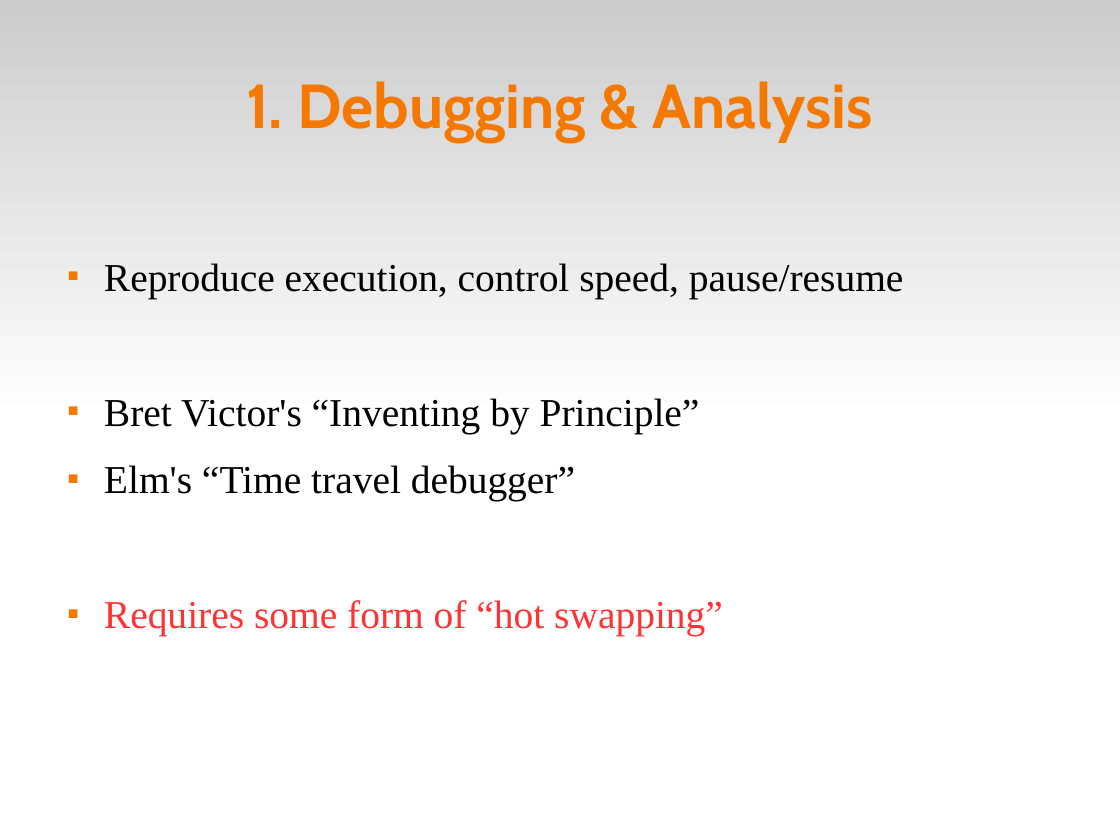
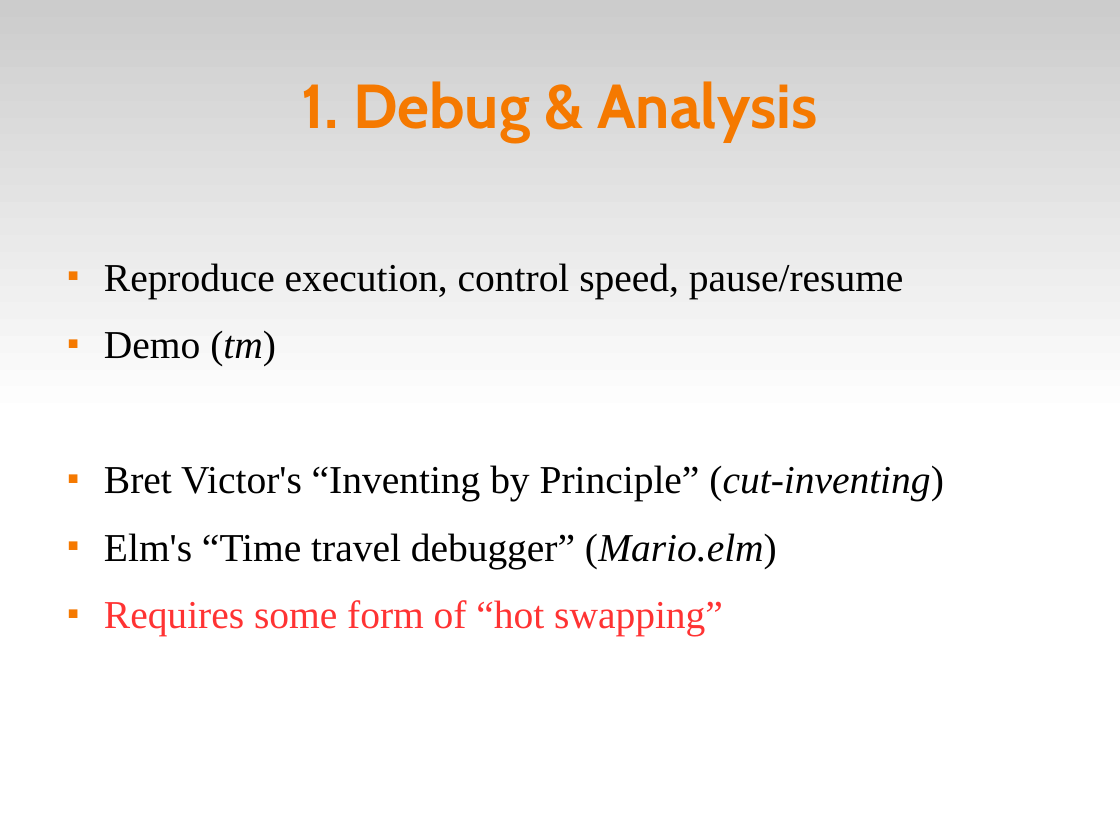
Before and after one commit to fsantanna-no/ceu-docs, a slide deck: slide 3 of TM/ceu_tm.odp. Drawn at 1120x840 pixels with LibreOffice and Linux fonts; fonts in the diff are those of the drawing. Boxes give left, top, right and bottom in pixels: in the first picture for what was removed or moved away, otherwise in the second. Text is boxed around its words. In the diff, an @@ line names an element or a change of style, - is before the commit and + after.

```diff
--- a/TM/ceu_tm.odp
+++ b/TM/ceu_tm.odp
@@ title at (x1=302, y1=81, x2=817, y2=142): text changed @@
-1. Debugging & Analysis
+1. Debug & Analysis
@@ text at (x1=104, y1=330, x2=944, y2=569): text changed @@
-■ Bret Victor's “Inventing by Principle”
-■ Elm's “Time travel debugger”
+■ Demo (tm)
+■ Bret Victor's “Inventing by Principle” (cut-inventing)
+■ Elm's “Time travel debugger” (Mario.elm)
```
Also in this commit, not shown: 9 other slides changed, 4 slides added, 3 slides removed, 7 other files.
